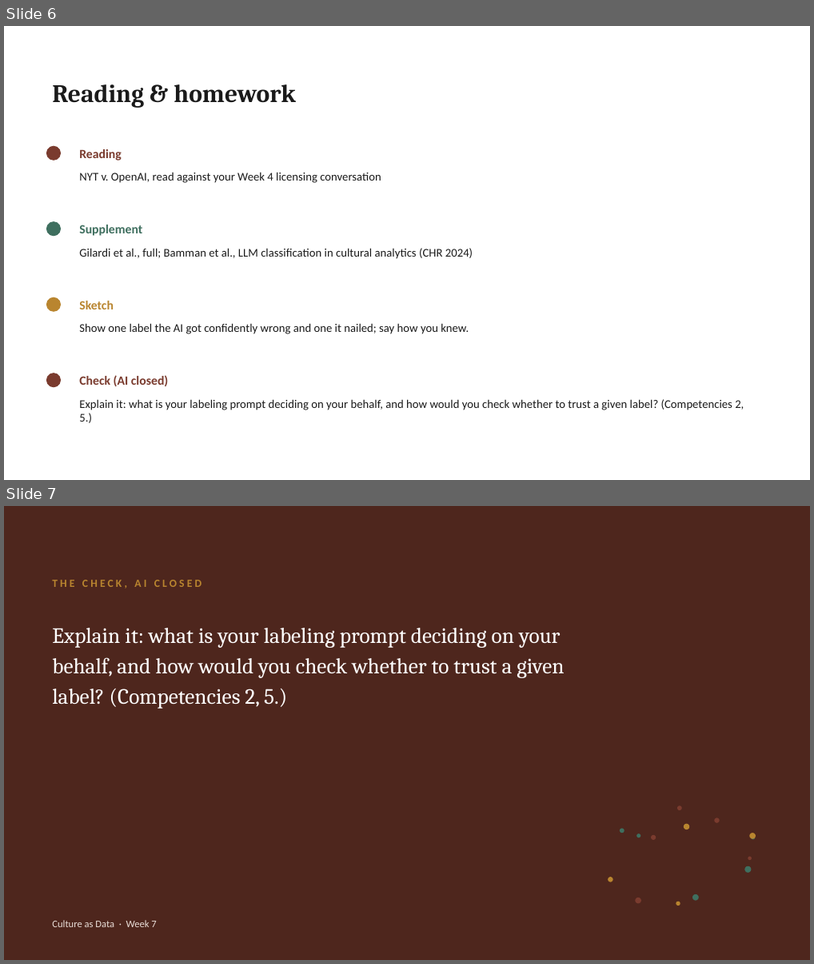
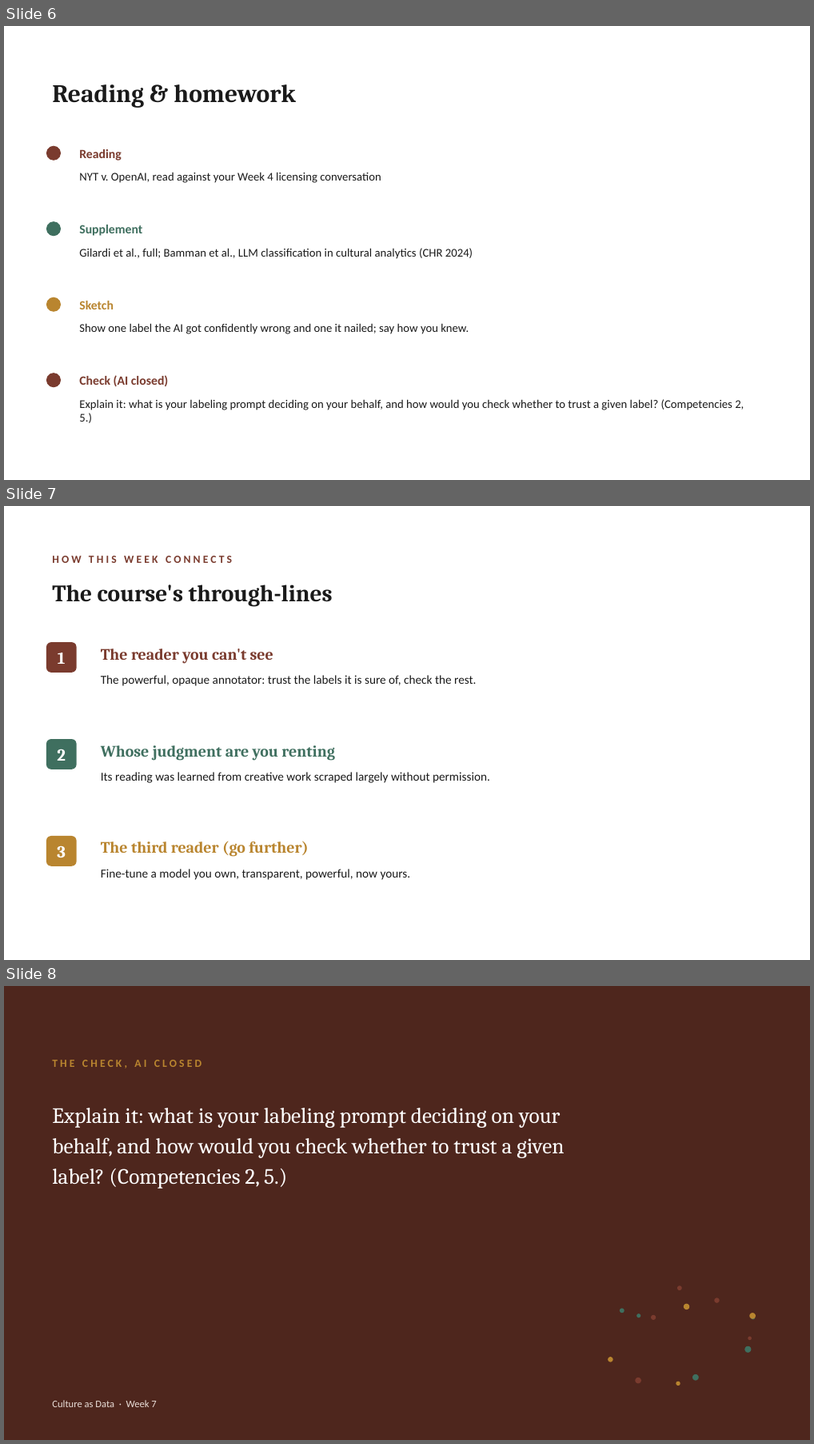
Before and after one commit to lucianli123/culture-as-data-2026, a slide deck: slides/pptx/week-07.pptx. Shown one above the other, each under a label of ours: slides 6 and 7 before the commit, slides 6, 7 and 8 after it. The pictures are 814x964 and 814x1444 pixels, drawn with LibreOffice and Linux fonts; fonts in the diff are those of the drawing. Boxes give left, top, right and bottom in pixels: in the first picture for what was removed or moved away, otherwise in the second. Text is boxed around its words. In the diff, an @@ line names an element or a change of style, - is before the commit and + after.

Commit message:
Add conceptual through-lines: per-deck slide + site section
- slides: new 'How this week connects' through-lines slide in every deck (now 8 slides each),
  tracing the course's recurring threads (beyond counting; every method is a choice; the
  readers you can and can't see; whose data and judgment; AI as instrument; images co-equal)
  and how each week advances them. Driven by THREADS in slides/export_slides.py.
- site: a 'The through-lines' section on the About page.
- Rebuilt export_slides.py and styled_pptx.js via shell (the editor kept truncating them);
  both compile, decks visual-QA'd, site 15 pages no-JS no-broken-links zero em-dashes.

```diff
--- a/slides/pptx/week-07.pptx
+++ b/slides/pptx/week-07.pptx
@@ slide 7 added at [4, 506, 810, 960], background #FFFFFF @@
@@ text added at [52, 556, 232, 563], 13 pt, text #7A3B2E, bold @@
+HOW THIS WEEK CONNECTS
@@ text added at [52, 584, 333, 607], 28 pt, text #1A1A1A, bold @@
+The course's through-lines
@@ rounded rectangle added at [46, 642, 77, 672], fill #7A3B2E @@
@@ text added at [101, 648, 274, 664], 19 pt, text #7A3B2E, bold @@
+The reader you can't see
@@ text added at [58, 652, 66, 664], 20 pt, text #FFFFFF, bold @@
+1
@@ text added at [101, 675, 476, 686], 14.5 pt, text #1A1A1A @@
+The powerful, opaque annotator: trust the labels it is sure of, check the rest.
@@ rounded rectangle added at [46, 739, 77, 769], fill #3F6F5F @@
@@ text added at [101, 745, 335, 760], 19 pt, text #3F6F5F, bold @@
+Whose judgment are you renting
@@ text added at [57, 748, 66, 760], 20 pt, text #FFFFFF, bold @@
+2
@@ text added at [101, 772, 490, 783], 14.5 pt, text #1A1A1A @@
+Its reading was learned from creative work scraped largely without permission.
@@ rounded rectangle added at [46, 836, 77, 866], fill #B9852F @@
@@ text added at [101, 840, 308, 856], 19 pt, text #B9852F, bold @@
+The third reader (go further)
@@ text added at [57, 845, 66, 857], 20 pt, text #FFFFFF, bold @@
+3
@@ text added at [101, 868, 411, 880], 14.5 pt, text #1A1A1A @@
+Fine-tune a model you own, transparent, powerful, now yours.
@@ what was slide 7 is now slide 8 @@
```
Also in this commit, not shown: 14 other files.
